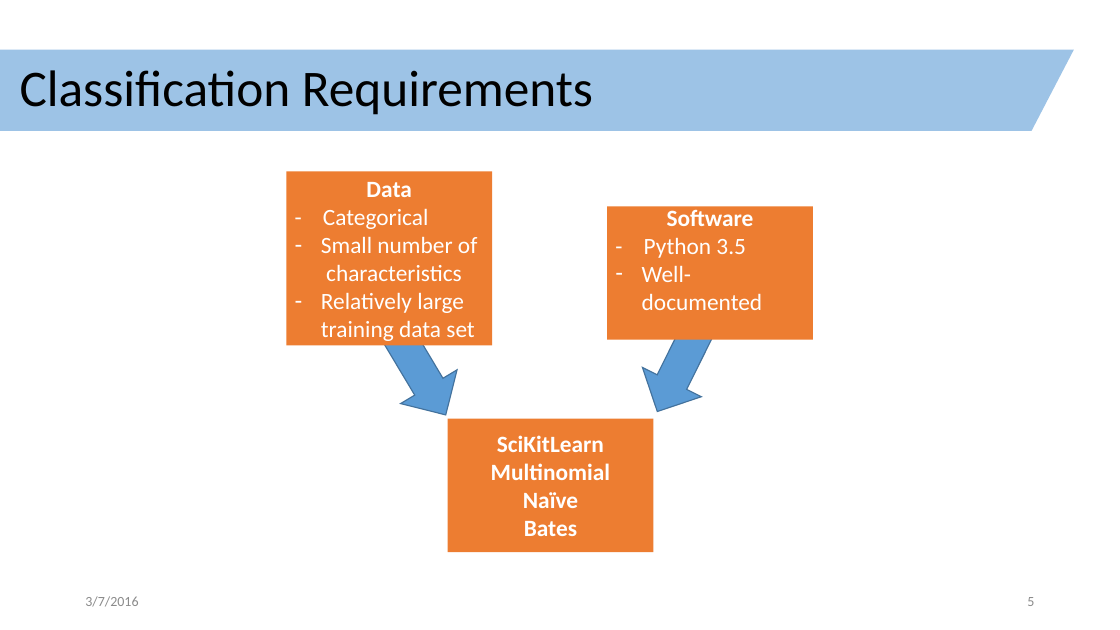
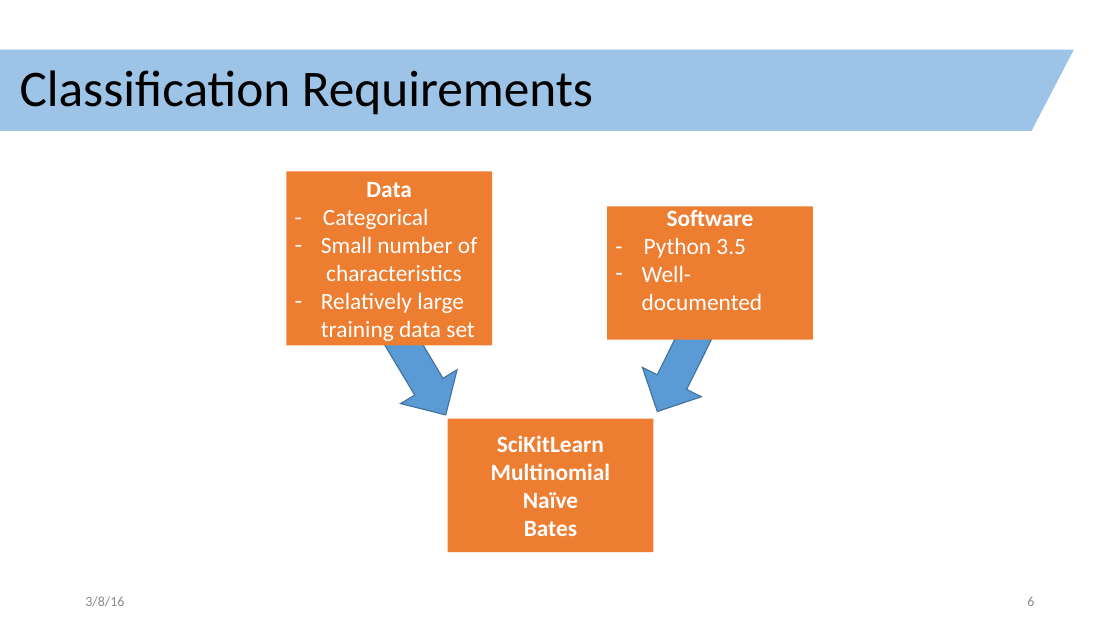
Before and after one commit to clarka34/exploringShipLogbooks, a slide deck: slide 6 of technology_review/technology_review.pptx (slide 5 before the commit). Drawn at 1120x630 pixels with LibreOffice and Linux fonts; fonts in the diff are those of the drawing. Boxes give left, top, right and bottom in pixels: in the first picture for what was removed or moved away, otherwise in the second. Text is boxed around its words. In the diff, an @@ line names an element or a change of style, - is before the commit and + after.

```diff
--- a/technology_review/technology_review.pptx
+++ b/technology_review/technology_review.pptx
@@ text at <box>85,596,124,607</box>: text changed @@
-3/7/2016
+3/8/16
```
Also in this commit, not shown: 5 other slides changed, 7 slides added, 3 slides removed.
